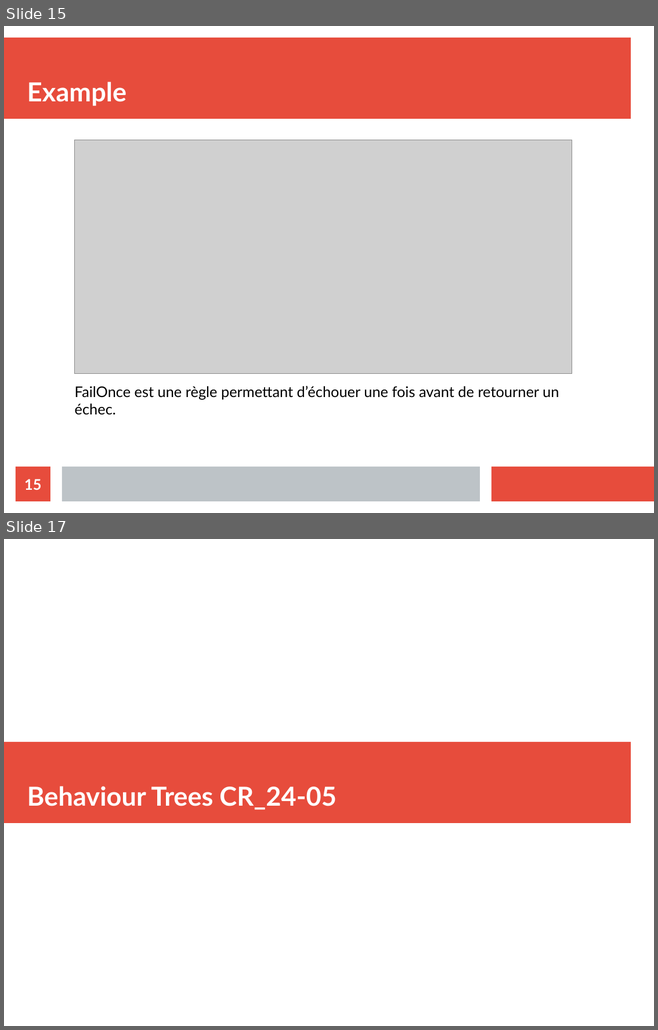
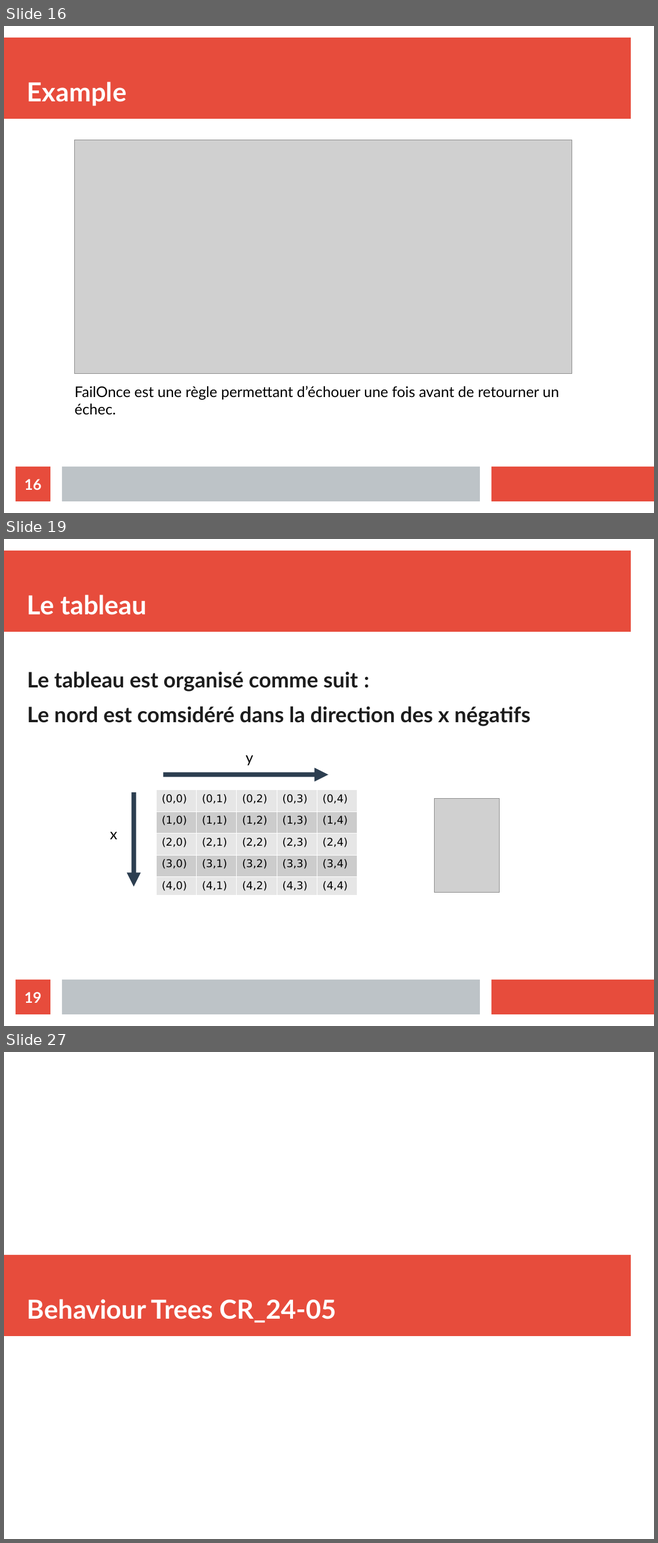
Before and after one commit to ValentinLebouvier/TAL2019, a slide deck: Comptes Rendus/CR_10-05.odp. Shown one above the other, each under a label of ours: slides 15 and 17 before the commit, slides 16, 19 and 27 after it; the slides between them are not shown. The pictures are 658x1030 and 658x1543 pixels, drawn with LibreOffice and Linux fonts; fonts in the diff are those of the drawing; grey boxes stand for pictures. Boxes give left, top, right and bottom in pixels: in the first picture for what was removed or moved away, otherwise in the second. Text is boxed around its words. In the diff, an @@ line names an element or a change of style, - is before the commit and + after.

```diff
--- a/Comptes Rendus/CR_10-05.odp
+++ b/Comptes Rendus/CR_10-05.odp
@@ slide 19 added at (x1=4, y1=539, x2=654, y2=1026), background #FFFFFF; not listed: 3 template elements that a slide beside it also shows @@
@@ title added at (x1=27, y1=595, x2=147, y2=615), 32 pt, text #FFFFFF, bold @@
+Le tableau
@@ text added at (x1=27, y1=671, x2=530, y2=726), 26 pt, text #1C1C1C, bold @@
+Le tableau est organisé comme suit :
+Le nord est comsidéré dans la direction des x négatifs
@@ text added at (x1=245, y1=755, x2=253, y2=765), 18 pt, text #000000 @@
+y
@@ arrow added from (163, 775) to (328, 775), #2C3E50 5.67 pt @@
@@ arrow added from (134, 792) to (134, 887), #2C3E50 5.67 pt @@
@@ table added at (x1=156, y1=790, x2=357, y2=896), 5 rows, 5 columns @@
+(0,0) | (0,1) | (0,2) | (0,3) | (0,4)
+(1,0) | (1,1) | (1,2) | (1,3) | (1,4)
+(2,0) | (2,1) | (2,2) | (2,3) | (2,4)
+(3,0) | (3,1) | (3,2) | (3,3) | (3,4)
+(4,0) | (4,1) | (4,2) | (4,3) | (4,4)
@@ picture added at (x1=434, y1=798, x2=499, y2=893) @@
@@ text added at (x1=110, y1=832, x2=118, y2=839), 18 pt, text #000000 @@
+x
@@ page number added at (x1=16, y1=980, x2=50, y2=1015), fill #E74C3C, 18 pt, text #FFFFFF, bold @@
+19
@@ what was slide 15 is now slide 16 @@
@@ page number at (x1=24, y1=479, x2=41, y2=490): text changed @@
-15
+16
@@ what was slide 17 is now slide 27 @@
```
Also in this commit, not shown: 2 slides changed, 9 other slides added, 18 other files.
